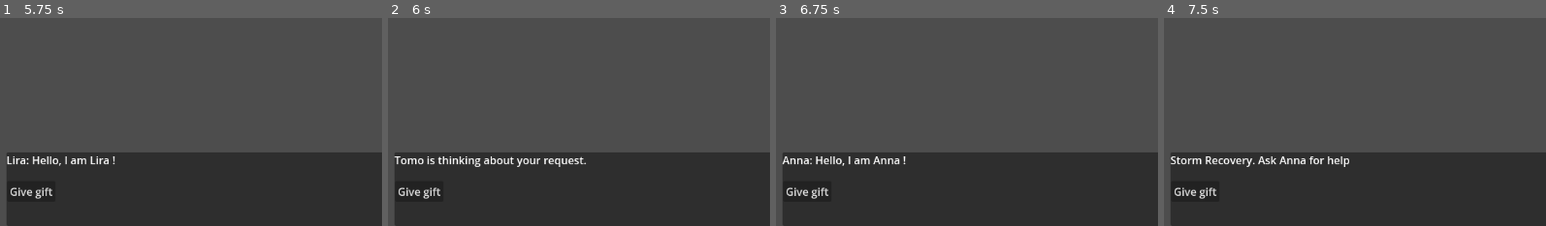
Above: before the commit, frames 1-4 (left to right).
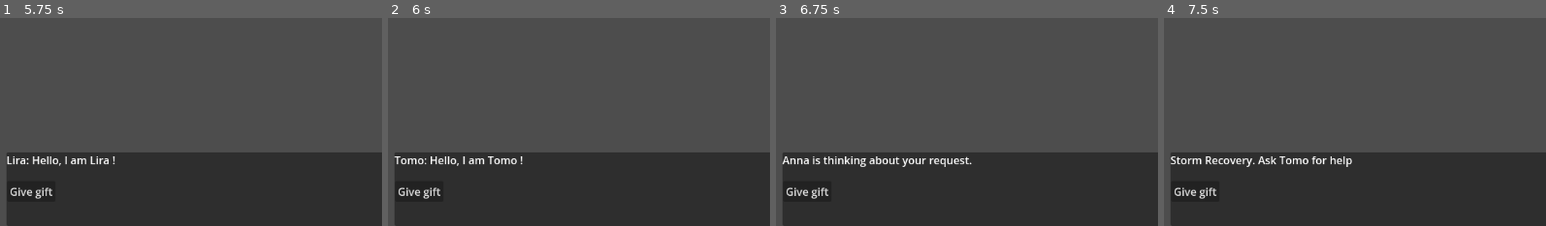
Above: after the commit, the same moments.

Repository: mquhuy/kingdomofchoices
Game: Godot game, scene res://main/main.tscn
Same seed, same stepped clock (60 frames per second), same inputs: the game is played once before the commit and once after it.
Inputs (mouse positions are % of the whole screen's width and height, from its top left):
- Up to frame 1 (5.75 s): click "Start Quest" at 0.5 s; click "Start Quest" at 1.25 s; click "Give gift" at 2 s; click "Give gift" at 2.75 s; click "Give gift" at 3.5 s; click "Start Quest" at 4.25 s; tap Enter at 5 s; move the mouse to (7, 10) at 5.02 s; click (7, 10) at 5.17 s
- Up to frame 2 (6 s): tap Space at 5.75 s; move the mouse to (18, 10) at 5.77 s; click (18, 10) at 5.92 s
- Up to frame 3 (6.75 s): tap Enter at 6.5 s; move the mouse to (13, 25) at 6.52 s; click (13, 25) at 6.67 s
- Up to frame 4 (7.5 s): tap Space at 7.25 s; move the mouse to (44, 69) at 7.27 s; click (44, 69) at 7.42 s
The pictures show only the part of the screen within x 0-50%, y 50-100%; the shares and areas given below are measured in that part.

Frame 1 is identical in both runs. In frame 2, 1.0% of the frame differs, in the area x 9-52%, y 66-72%; in frame 3, 1.0%, in the area x 8-52%, y 66-72%; in frame 4, 0.5%.
Error in both runs: Invalid call. Nonexistent function 'get' in base 'int'. (res://characters/npc.gd:33)

Commit message:
Fix some minor problems on prompts

Diff:
--- a/characters/npc.gd
+++ b/characters/npc.gd
@@ -37,6 +37,7 @@
 	)
 	if ai_answer_positive:
 		PlayerBehavior.increase_relationship(npc_name, 1)
+		QuestManager.quest_npc_agreed = true
 
 func _on_npc_input_event(viewport, event, shape_idx):
 	if event is InputEventMouseButton and event.pressed:
--- a/quests/quests.gd
+++ b/quests/quests.gd
@@ -9,7 +9,7 @@
 
 func _on_start_quest_button_pressed() -> void:
 	var quest_names = ["festival time", "storm recovery", "spring cleaning", "midnight hunt"]
-	var character_names = ["Anna", "Tomo", "Lira", "Ben"]
+	var character_names = ["Anna", "Tomo", "Lira"]
 	var rng = RandomNumberGenerator.new()
 	rng.randomize()
 
Not shown, changed: backend/main.py
